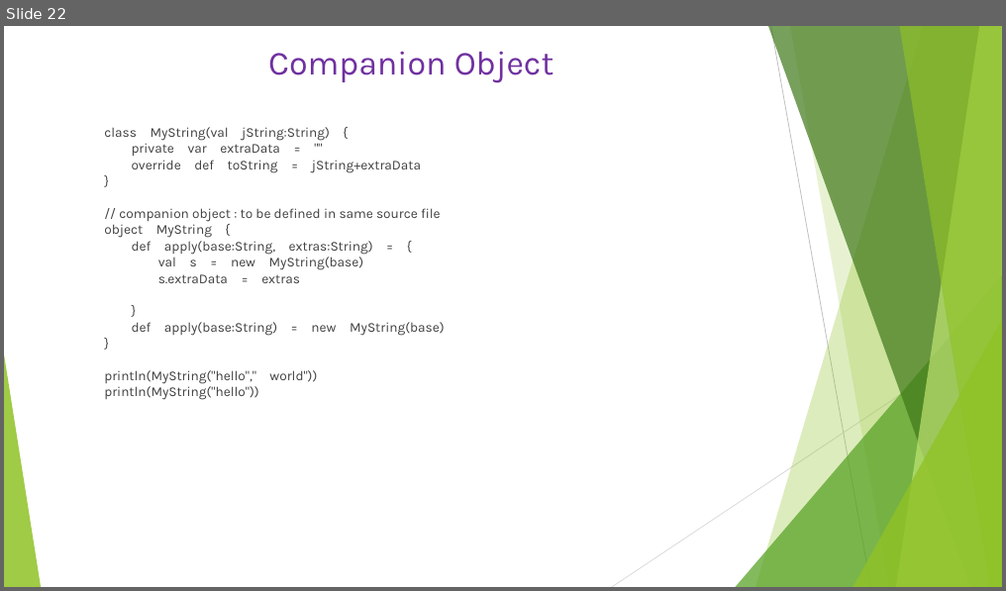
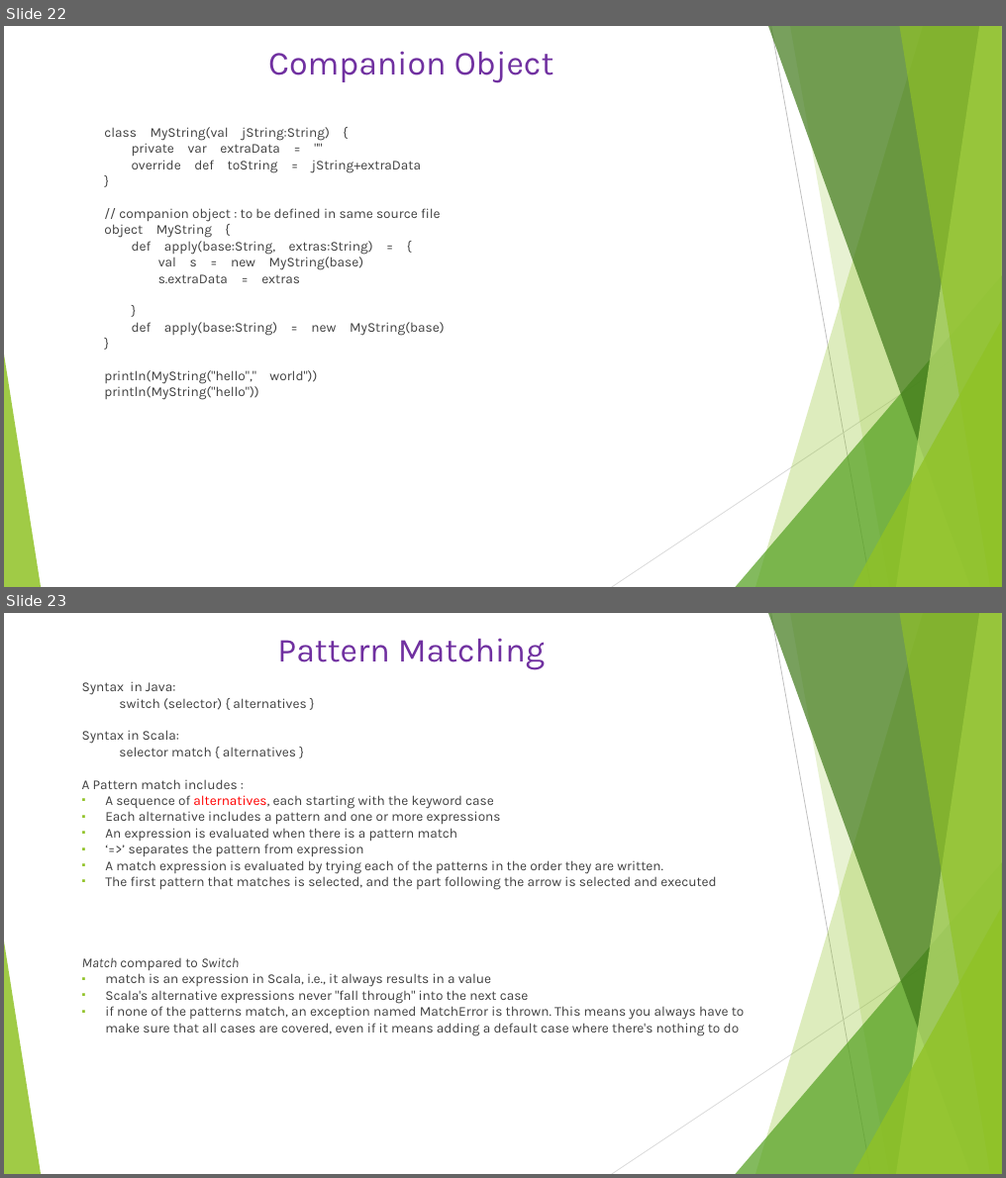
Before and after one commit to Anveshan3175/ScalaTrainingPrep, a slide deck: ScalaRepositary/ScalaTrainingPrep/Scala.pptx. Shown one above the other, each under a label of ours: slide 22 before the commit, slides 22 and 23 after it. The pictures are 1006x591 and 1006x1178 pixels, drawn with LibreOffice and Linux fonts; fonts in the diff are those of the drawing. Boxes give left, top, right and bottom in pixels: in the first picture for what was removed or moved away, otherwise in the second. Text is boxed around its words. In the diff, an @@ line names an element or a change of style, - is before the commit and + after.

```diff
--- a/ScalaRepositary/ScalaTrainingPrep/Scala.pptx
+++ b/ScalaRepositary/ScalaTrainingPrep/Scala.pptx
@@ slide 23 added at (x1=4, y1=613, x2=1002, y2=1174), background #FFFFFF; not listed: 10 template elements that a slide beside it also shows @@
@@ title added at (x1=277, y1=638, x2=545, y2=669), 32.4 pt, text #7030A0 @@
+Pattern Matching
@@ text added at (x1=82, y1=681, x2=745, y2=1037), 13 pt, text #404040 @@
+  Syntax in Java:
+  switch (selector) { alternatives }
+  Syntax in Scala:
+  selector match { alternatives }
+  A Pattern match includes :
+  ▪ A sequence of alternatives, each starting with the keyword case
+  ▪ Each alternative includes a pattern and one or more expressions
+  ▪ An expression is evaluated when there is a pattern match
+  ▪ ‘=>’ separates the pattern from expression
+  ▪ A match expression is evaluated by trying each of the patterns in the order they are written.
+  ▪ The first pattern that matches is selected, and the part following the arrow is selected and executed
+  Match compared to Switch
+  ▪ match is an expression in Scala, i.e., it always results in a value
+  ▪ Scala's alternative expressions never "fall through" into the next case
+  ▪ if none of the patterns match, an exception named MatchError is thrown. This means you always have to make sure that all cases are covered, even if it means adding a default case where there's nothing to do
```
Also in this commit, not shown: 1 slide changed, 1 other slide added.
